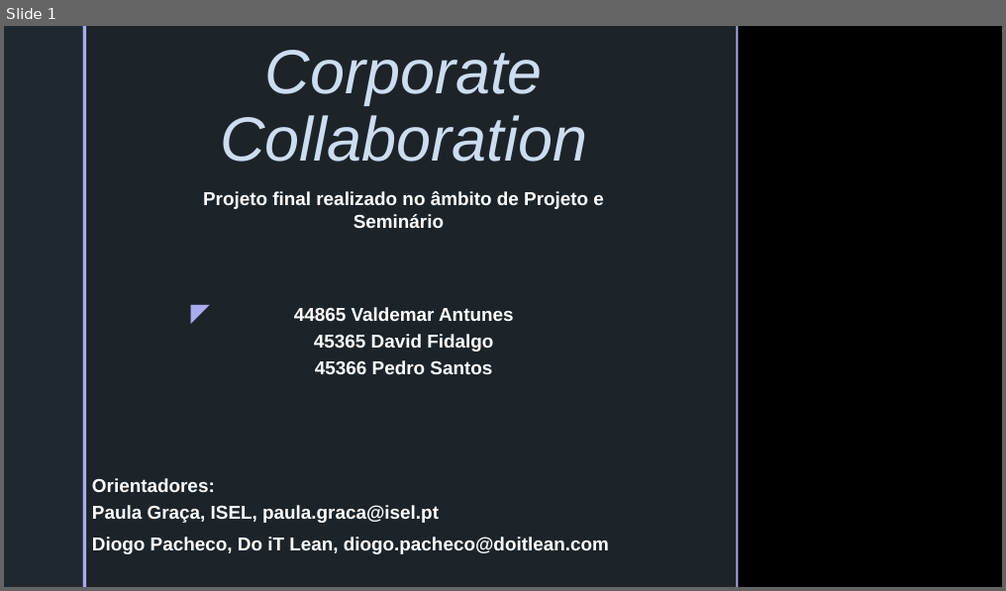
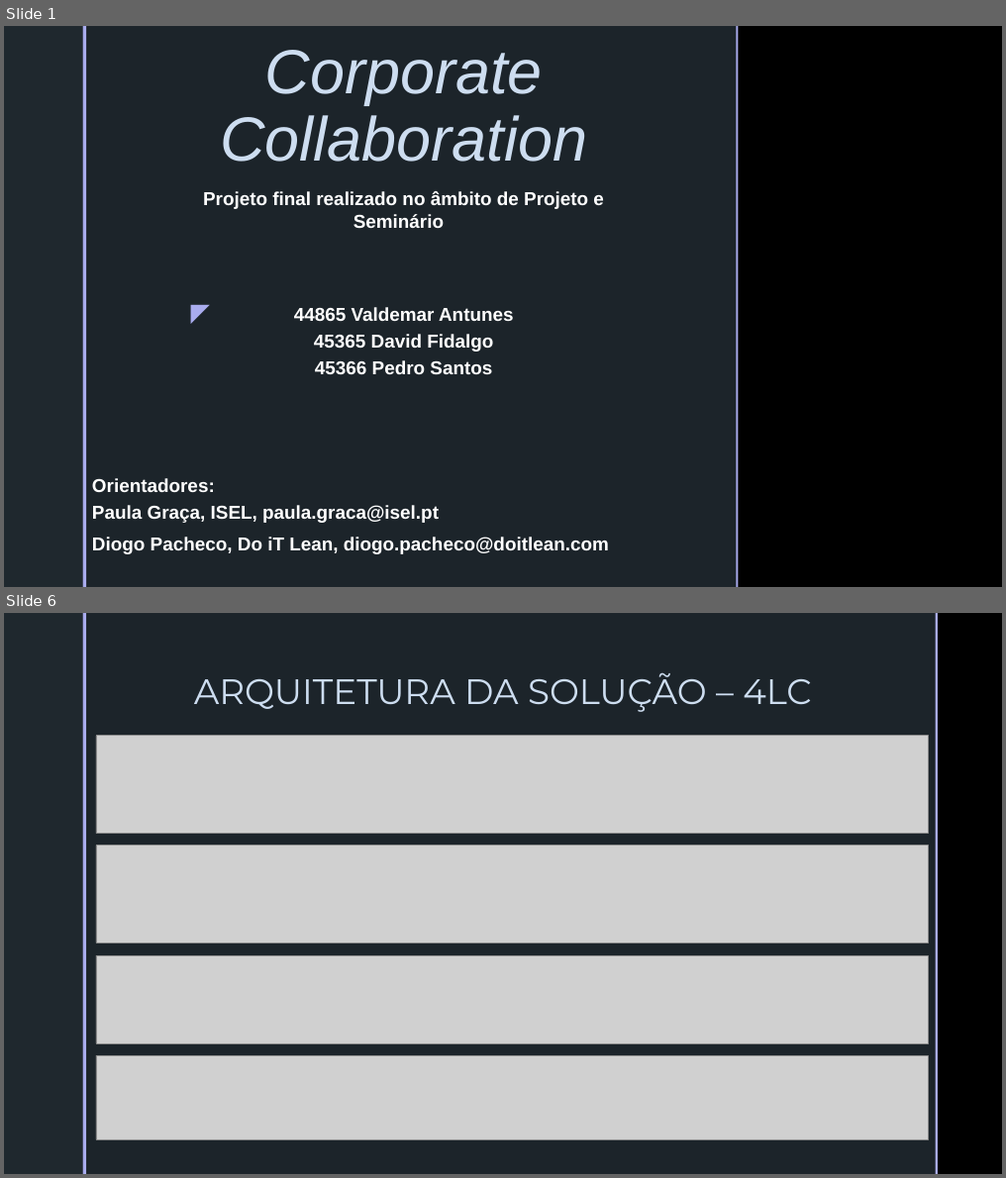
Before and after one commit to PedrcSantos/PS, a slide deck: ApresentacaoFinal.pptx. Shown one above the other, each under a label of ours: slide 1 before the commit, slides 1 and 6 after it; the slides between them are not shown. The pictures are 1006x591 and 1006x1178 pixels, drawn with LibreOffice and Linux fonts; fonts in the diff are those of the drawing; grey boxes stand for pictures; background and template pictures are left out. Boxes give left, top, right and bottom in pixels: in the first picture for what was removed or moved away, otherwise in the second. Text is boxed around its words. In the diff, an @@ line names an element or a change of style, - is before the commit and + after.

```diff
--- a/ApresentacaoFinal.pptx
+++ b/ApresentacaoFinal.pptx
@@ slide 6 added at [4, 613, 1002, 1174], background picture (left out); not listed: 2 template elements that a slide beside it also shows @@
@@ rectangle added at [86, 613, 936, 1174], fill #1F282E at 92% opacity @@
@@ rectangle added at [936, 613, 938, 1174], fill #A9ACEE @@
@@ text added at [194, 672, 812, 712], 34 pt, text #CDDDF0 @@
+ARQUITETURA DA SOLUÇÃO – 4LC
@@ picture added at [96, 736, 928, 834] @@
@@ picture added at [96, 845, 928, 943] @@
@@ picture added at [96, 956, 928, 1045] @@
@@ picture added at [96, 1056, 928, 1140] @@
```
Also in this commit, not shown: 4 slides changed, 2 other slides added.
